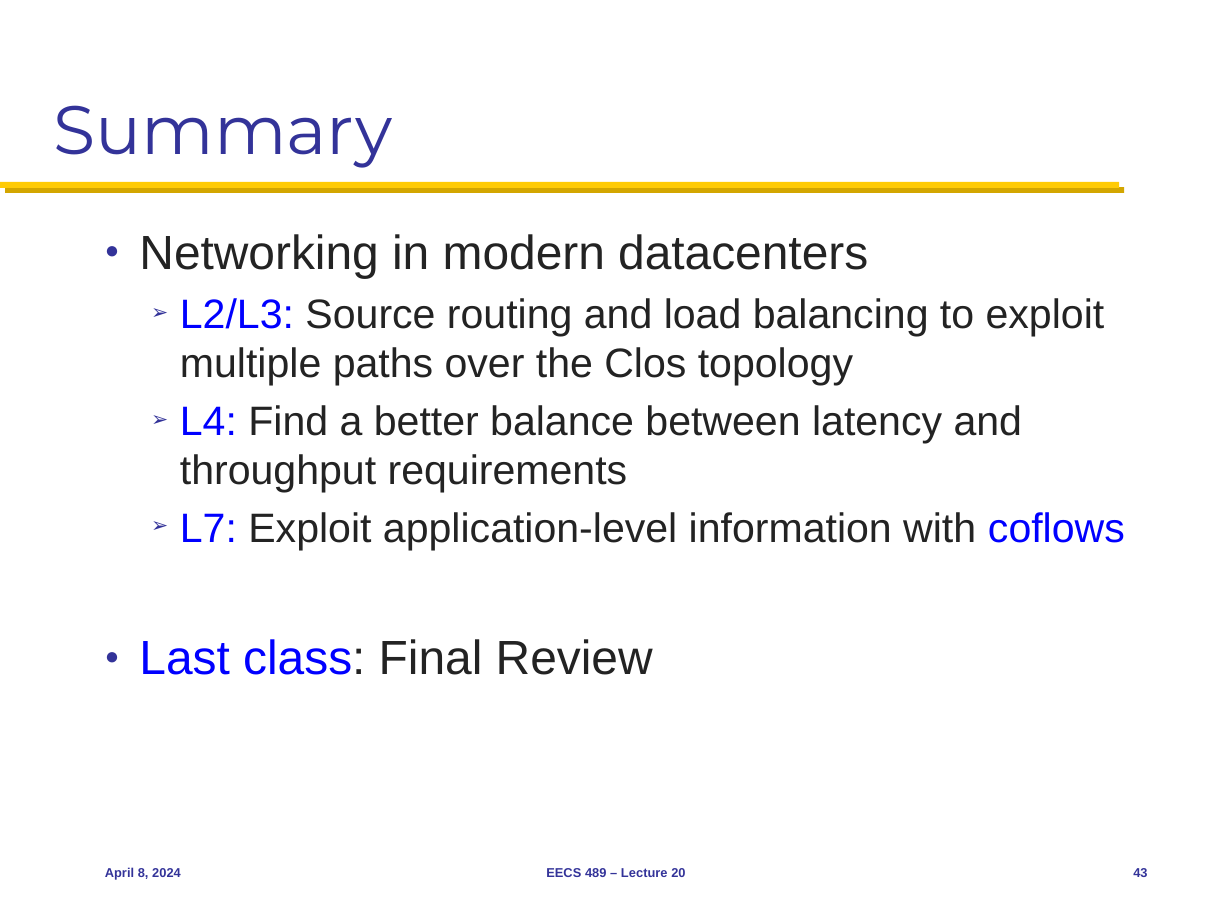
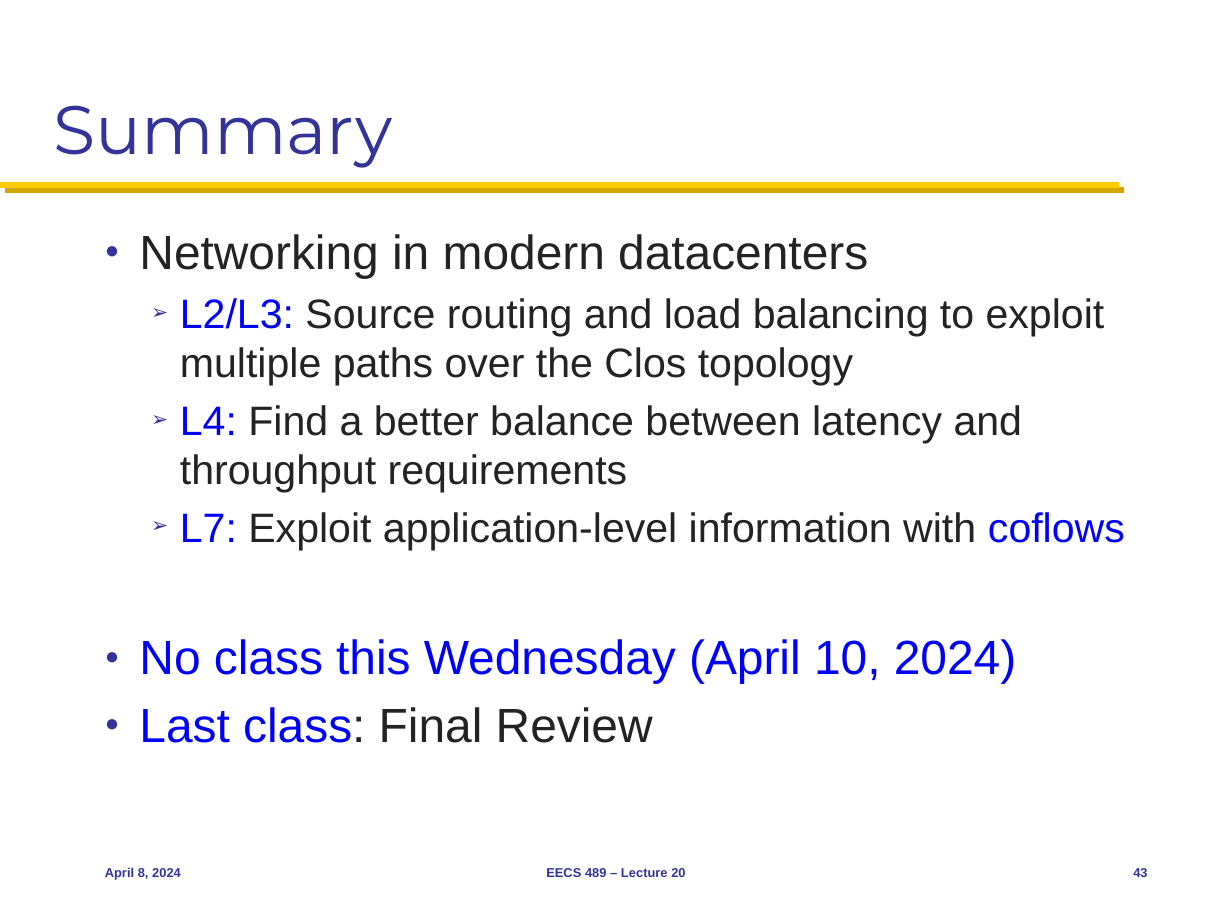
Before and after one commit to parthraut/eecs489, a slide deck: slide 43 of Slides/040824.pptx. Drawn at 1232x924 pixels with LibreOffice and Linux fonts; fonts in the diff are those of the drawing. Boxes give left, top, right and bottom in pixels: in the first picture for what was removed or moved away, otherwise in the second. Text is boxed around its words. In the diff, an @@ line names an element or a change of style, - is before the commit and + after.

```diff
--- a/Slides/040824.pptx
+++ b/Slides/040824.pptx
@@ text at bbox=[139, 639, 1016, 684]: paragraph added @@
+● No class this Wednesday (April 10, 2024)
```
Also in this commit, not shown: 1 other slide changed, 1 other file.
